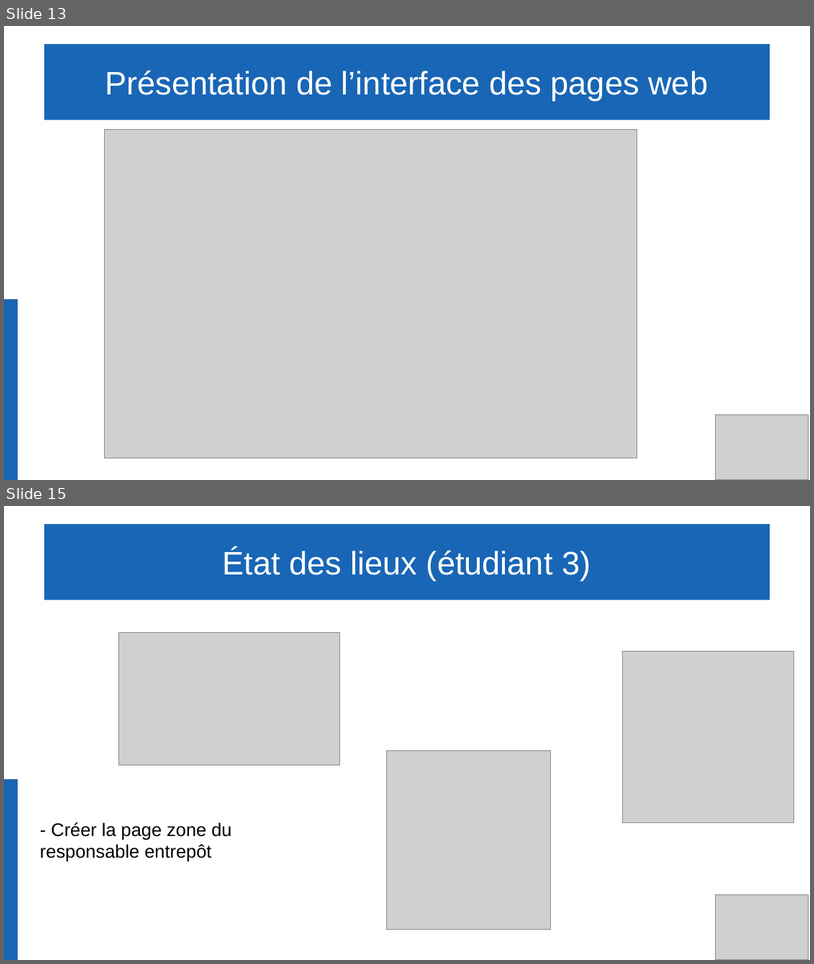
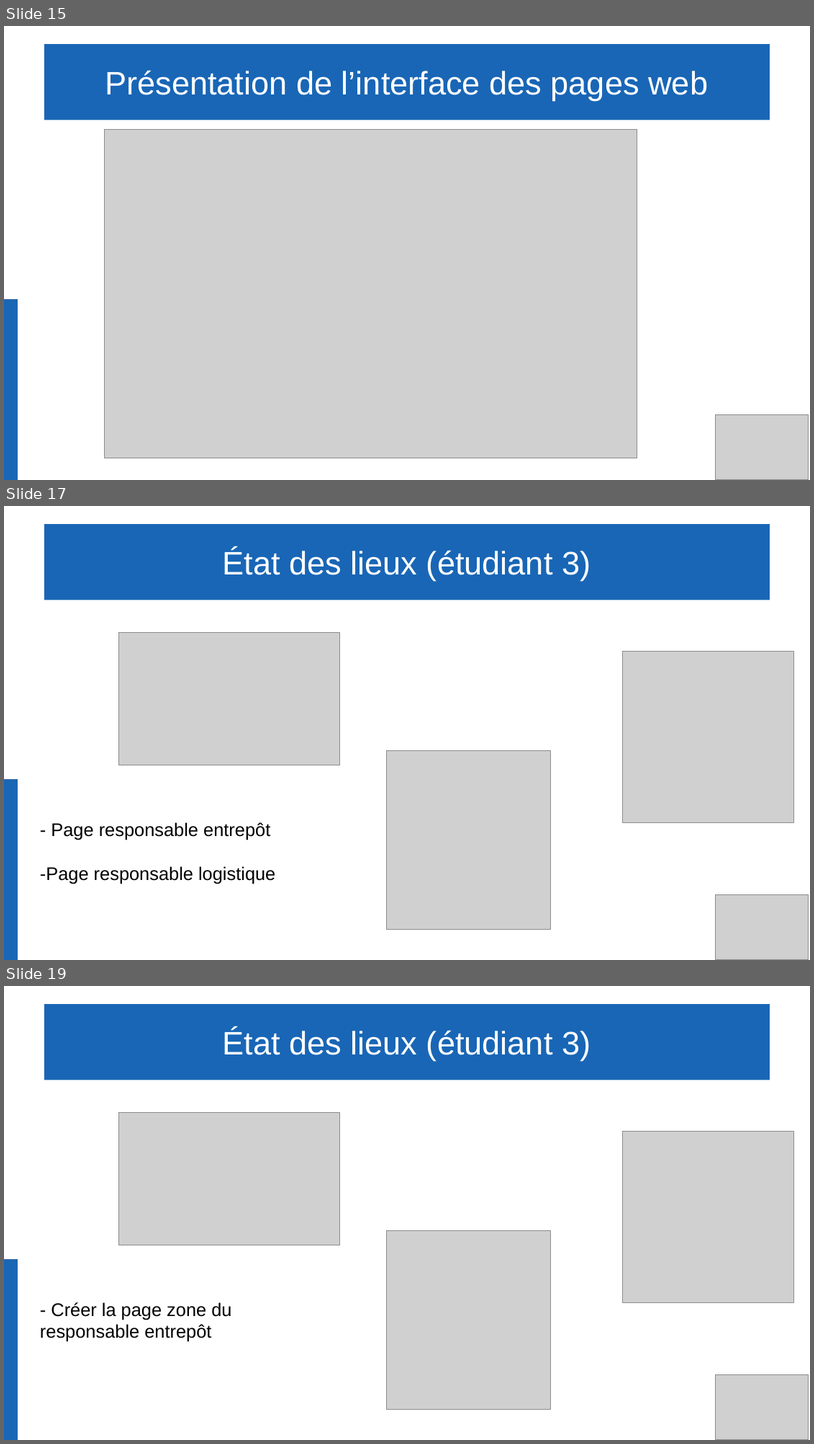
Before and after one commit to Gabin221/Tracking-BLE-documents, a slide deck: Revues/Revues2/andrea/presentation_andrea.odp. Shown one above the other, each under a label of ours: slides 13 and 15 before the commit, slides 15, 17 and 19 after it; the slides between them are not shown. The pictures are 814x964 and 814x1444 pixels, drawn with LibreOffice and Linux fonts; fonts in the diff are those of the drawing; grey boxes stand for pictures. Boxes give left, top, right and bottom in pixels: in the first picture for what was removed or moved away, otherwise in the second. Text is boxed around its words. In the diff, an @@ line names an element or a change of style, - is before the commit and + after.

```diff
--- a/Revues/Revues2/andrea/presentation_andrea.odp
+++ b/Revues/Revues2/andrea/presentation_andrea.odp
@@ slide 17 added at [4, 506, 810, 960], background #FFFFFF @@
@@ title added at [44, 524, 770, 600], fill #1966B6, 32 pt, text #FFFFFF @@
+État des lieux (étudiant 3)
@@ picture added at [119, 633, 340, 765] @@
@@ picture added at [623, 651, 795, 823] @@
@@ picture added at [387, 751, 551, 929] @@
@@ rectangle added at [4, 780, 18, 960], fill #1966B6, outline #3465A4 0 pt @@
@@ text added at [40, 822, 275, 883], 18 pt, text #000000 @@
+- Page responsable entrepôt
+-Page responsable logistique
@@ picture added at [716, 895, 809, 959] @@
@@ what was slide 13 is now slide 15 @@
@@ what was slide 15 is now slide 19 @@
```
Also in this commit, not shown: 2 slides changed, 3 other slides added.
